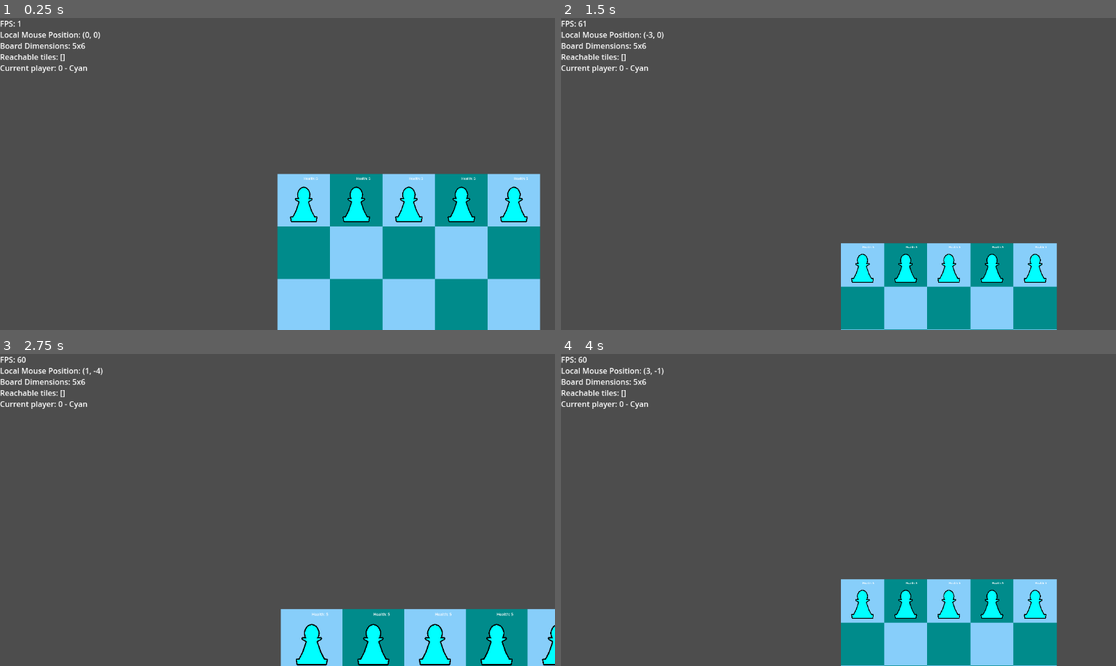
Above: before the commit, frames 1-4 (two rows, left to right).
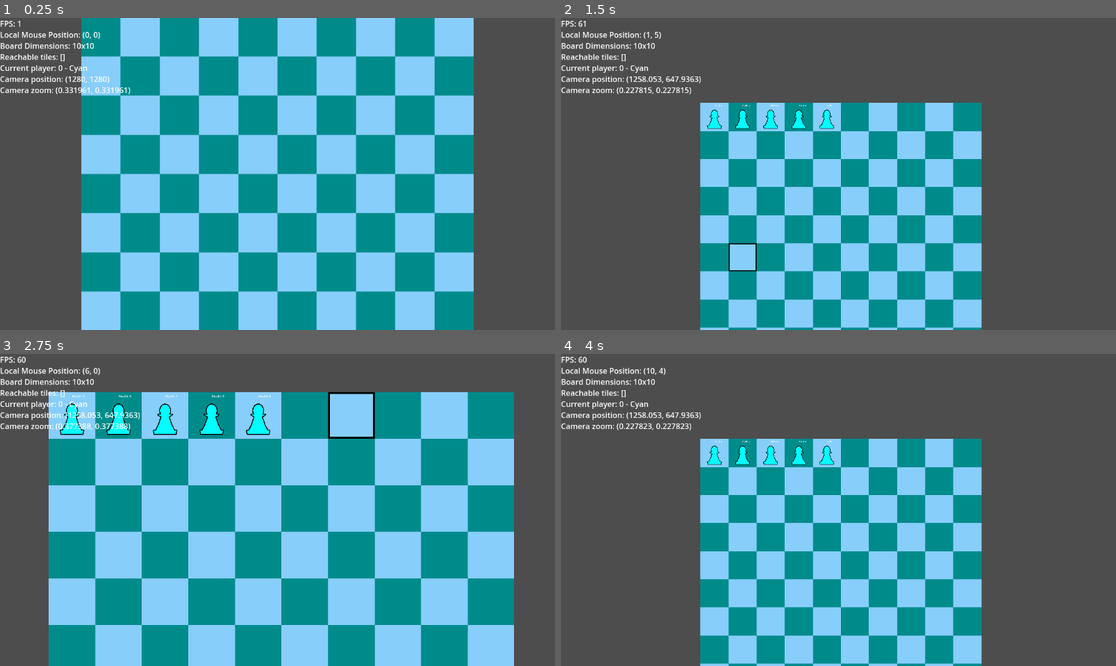
Above: after the commit, the same moments.

Repository: Tom3s/fantasy-chess
Game: Godot game, scene res://PieceScripts/Pawn/Main.tscn
Same seed, same stepped clock (60 frames per second), same inputs: the game is played once before the commit and once after it. The project has no main scene, so this scene is started directly.
Inputs (mouse positions are in pixels of both pictures, inside the frame that each line leads up to):
- Up to frame 1 (0.25 s): no input
- Up to frame 2 (1.5 s): move the mouse to (727, 120) at 0.52 s; hold Middle mouse button (moveCamera) 0.53-1.28 s; click (727, 120) at 0.67 s; move the mouse to (727, 189) at 1.27 s; click (727, 189) at 1.35 s
- Up to frame 3 (2.75 s): tap Enter at 2 s; move the mouse to (333, 441) at 2.02 s; hold Mouse wheel up (zoomCameraIn) from 2.03 s (still down); click (333, 441) at 2.17 s
- Up to frame 4 (4 s): move the mouse to (810, 572) at 2.77 s; release Mouse wheel up (zoomCameraIn) at 2.78 s; tap Mouse wheel down (zoomCameraOut) at 2.85 s; click (810, 572) at 2.92 s; move the mouse to (1005, 556) at 3.52 s; hold Middle mouse button (moveCamera) from 3.53 s (still down); click (1005, 556) at 3.67 s

The runs differ from the first frame. In frame 1, 69% of the frame differs, in the area x 0-98%, y 0-100%; in frame 2, 38%; in frame 3, 72%, in the area x 0-100%, y 4-100%; in frame 4, 38%.

Commit message:
Centered Camera at start

Diff:
--- a/Board.gd
+++ b/Board.gd
@@ -35,6 +35,10 @@
 var reachableTiles: Array[Vector2i] = []
 var attackableTiles: Array[Vector2i] = []
 
+# signal readyToChangeCamera()
+
+# func _init():
+# 	readyToChangeCamera.emit()
 
 func _draw() -> void:
 	for i in range(width):
--- a/Camera2D.gd
+++ b/Camera2D.gd
@@ -11,9 +11,13 @@
 const ZOOM_INCREMENT: float = 0.15
 const ZOOM_RATE: float = 8.0
 
+var isCentered: bool = false
+
 # Called when the node enters the scene tree for the first time.
 func _ready():
-	pass # Replace with function body.
+	if !isCentered:
+		centerCamera()
+		isCentered = true
 
 
 # Called every frame. 'delta' is the elapsed time since the previous frame.
@@ -40,3 +44,14 @@
 
 func setCameraPosition(newPosition: Vector2) -> void:
 	position = newPosition
+
+func centerCamera() -> void:
+	position = Vector2(GlobalVariables.BOARD_WIDTH * GlobalVariables.GRID_SIZE / 2.0, GlobalVariables.BOARD_HEIGHT * GlobalVariables.GRID_SIZE / 2.0)
+	# zoom = GlobalVariables.GRID_SIZE * GlobalVariables.BOARD_HEIGHT / (get_viewport_rect().size.y * 1.1) * Vector2.ONE
+	_targetZoom = (get_viewport_rect().size.y * 0.9) / (GlobalVariables.GRID_SIZE * GlobalVariables.BOARD_HEIGHT)
+
+func debugCameraPosition() -> String:
+	return "Camera position: " + str(position)
+
+func debugCameraZoom() -> String:
+	return "Camera zoom: " + str(zoom)
--- a/DebugScreen.gd
+++ b/DebugScreen.gd
@@ -10,6 +10,8 @@
 	addFunctionToDisplay(Callable(GlobalVariables, "debugBoardDimensions"))
 	addFunctionToDisplay(Callable($"../../Board", "debugReachableTiles"))
 	addFunctionToDisplay(Callable(%GameController, "debugCurrentPlayer"))
+	addFunctionToDisplay(Callable(%Camera2D, "debugCameraPosition"))
+	addFunctionToDisplay(Callable(%Camera2D, "debugCameraZoom"))
 
 	pass # Replace with function body.
 
--- a/PieceScripts/Pawn/Observer.gd
+++ b/Observer.gd
@@ -8,6 +8,7 @@
 var gameController: GameController
 var players: Array[Player]
 var board: Board
+var camera: Camera2D
 
 # Called when the node enters the scene tree for the first time.
 func _ready():
@@ -29,6 +30,7 @@
 	if board == null:
 		push_warning("Board is null in Observer")
 
+	camera = %Camera2D
 
 	connectSignals()
 
@@ -47,6 +49,7 @@
 		player.pieceAttacked.connect(onPlayer_pieceAttacked)
 		player.pieceDied.connect(onPlayer_pieceDied)
 		player.turnEnded.connect(onPlayer_turnEnded)
+	# board.readyToChangeCamera.connect(onBoard_readyToChangeCamera)
 
 
 # Called every frame. 'delta' is the elapsed time since the previous frame.
@@ -100,3 +103,7 @@
 func onPlayer_turnEnded():
 	print("Observer: turn ended")
 	gameController.nextPlayer()
+
+# func onBoard_readyToChangeCamera():
+# 	print("Observer: ready to change camera")
+# 	camera.centerCamera()
--- a/PieceScripts/Pawn/Main.tscn
+++ b/PieceScripts/Pawn/Main.tscn
@@ -1,11 +1,11 @@
-[gd_scene load_steps=7 format=3 uid="uid://mjutkaitgril"]
+[gd_scene load_steps=7 format=3 uid="uid://dhwg3qitra36w"]
 
 [ext_resource type="Script" path="res://DebugScreen.gd" id="1_p0i1q"]
 [ext_resource type="Script" path="res://Camera2D.gd" id="2_v8qub"]
 [ext_resource type="PackedScene" uid="uid://lorewu3d2211" path="res://Board.tscn" id="3_sq1xj"]
 [ext_resource type="PackedScene" uid="uid://33rmbwru2587" path="res://GameController.tscn" id="4_co1ve"]
 [ext_resource type="PackedScene" uid="uid://1eh2s5xbr48s" path="res://InputHandler.tscn" id="5_esnii"]
-[ext_resource type="Script" path="res://PieceScripts/Pawn/Observer.gd" id="6_mnq8c"]
+[ext_resource type="Script" path="res://Observer.gd" id="6_jx487"]
 
 [node name="Main" type="Node2D"]
 
@@ -17,15 +17,16 @@
 mouse_filter = 2
 script = ExtResource("1_p0i1q")
 
-[node name="Camera2D" type="Camera2D" parent="."]
-script = ExtResource("2_v8qub")
-MIN_ZOOM = 0.2
-MAX_ZOOM = 5.0
-
 [node name="Board" parent="." instance=ExtResource("3_sq1xj")]
 z_index = -2
-width = 5
-height = 6
+width = 10
+height = 10
+
+[node name="Camera2D" type="Camera2D" parent="."]
+unique_name_in_owner = true
+script = ExtResource("2_v8qub")
+MIN_ZOOM = 0.1
+MAX_ZOOM = 4.0
 
 [node name="GameController" parent="." instance=ExtResource("4_co1ve")]
 unique_name_in_owner = true
@@ -34,4 +35,4 @@
 unique_name_in_owner = true
 
 [node name="Observer" type="Node2D" parent="."]
-script = ExtResource("6_mnq8c")
+script = ExtResource("6_jx487")
